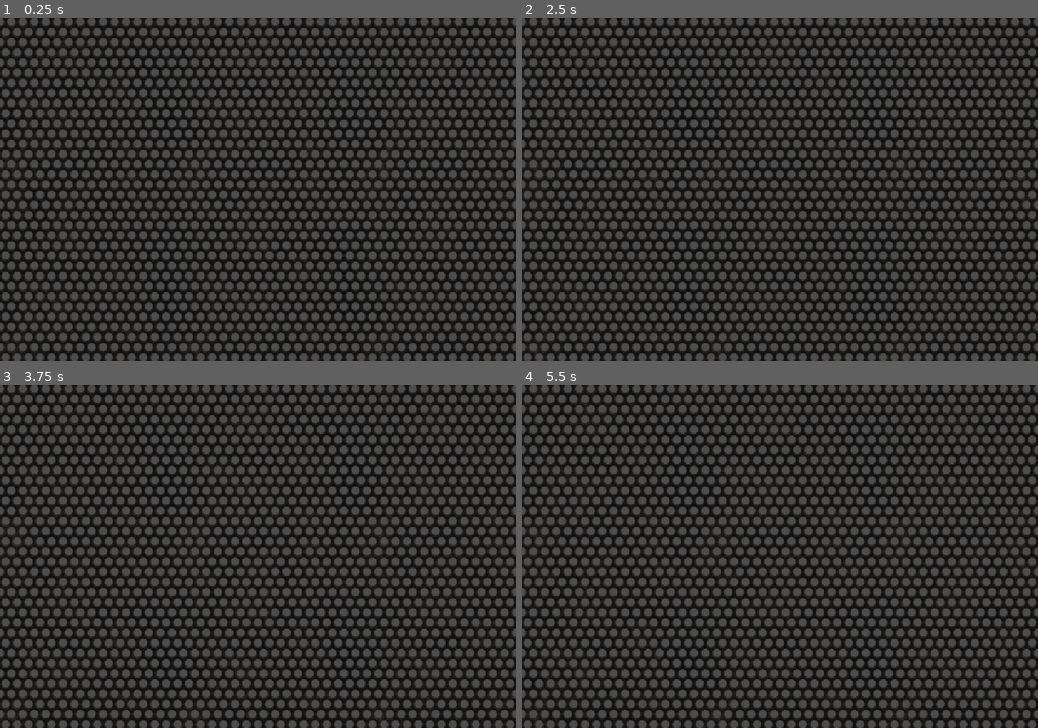
Above: before the commit, frames 1-4 (two rows, left to right).
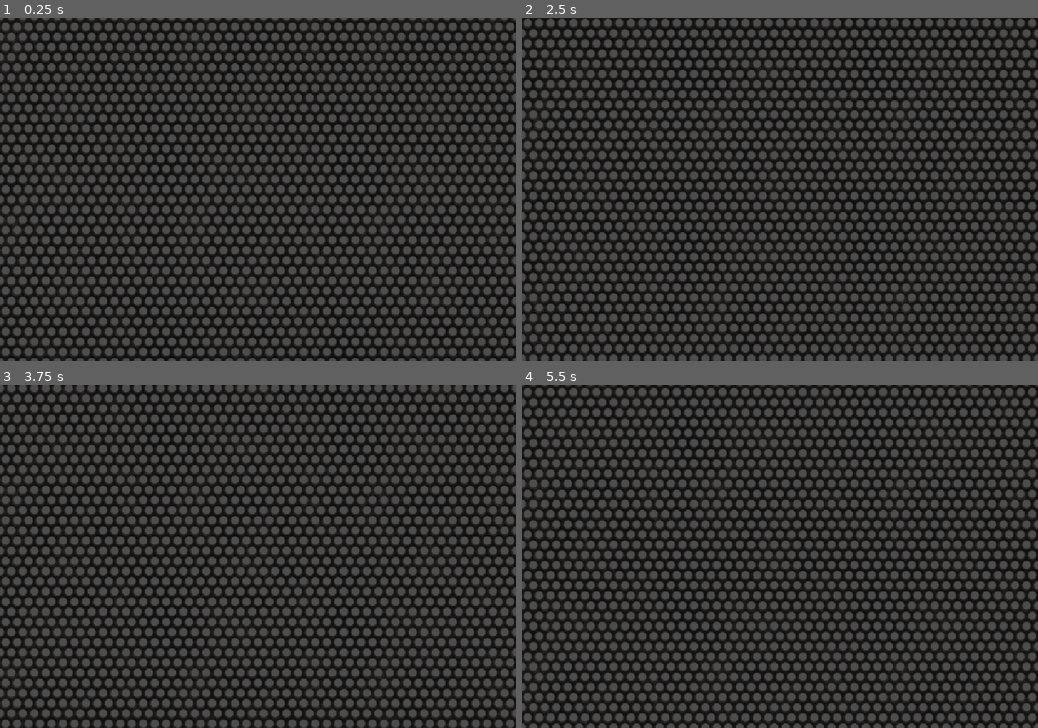
Above: after the commit, the same moments.

Repository: novalivb/very-serious-game
Game: Godot game, scene res://source/core/main/main.tscn
Same seed, same stepped clock (60 frames per second), same inputs: the game is played once before the commit and once after it. Sound files missing from this copy of the repository are replaced by a short silence.
Inputs (mouse positions are in pixels of both pictures, inside the frame that each line leads up to):
- Up to frame 1 (0.25 s): no input
- Up to frame 2 (2.5 s): tap Enter (ui_accept) at 0.5, 0.77, 1.52 s; move the mouse to (893, 172) at 0.52 s; press the mouse at (893, 172) at 0.53 s; hold Right (ui_right) 0.53-1.28 s; right-click (893, 172) at 0.8 s; move the mouse to (676, 206) at 1.27 s; release the mouse at (676, 206) at 1.28 s; hold Left (ui_left) 1.28-2.03 s; right-click (676, 206) at 1.35 s; tap Mouse wheel down (down, bound only after the commit) at 1.55, 2.1 s; move the mouse to (831, 114) at 2.02 s; hold Right (ui_right) from 2.03 s (still down); hold Ctrl (god_mode_1, bound only after the commit) from 2.03 s (still down)
- Up to frame 3 (3.75 s): move the mouse to (232, 625) at 2.77 s; release Ctrl (god_mode_1, bound only after the commit) at 2.78 s; tap Ctrl (god_mode_1, bound only after the commit) at 2.85 s; tap Enter (ui_accept) at 3.02 s; tap - (god_mode_2, bound only after the commit) at 3.05, 3.6 s; move the mouse to (412, 607) at 3.52 s; release Right (ui_right) at 3.53 s; hold Left (ui_left) from 3.53 s (still down)
- Up to frame 4 (5.5 s): keep holding Left (ui_left); tap Enter (ui_accept) at 3.77, 4.52 s; tap Mouse wheel up (up, bound only after the commit) at 3.8, 4.35 s; move the mouse to (625, 505) at 4.27 s; click (625, 505) at 4.55 s; move the mouse to (805, 556) at 5.02 s; press the mouse at (805, 556) at 5.03 s; right-click (805, 556) at 5.3 s

The runs differ from the first frame. In frame 1, 63% of the frame differs, in the area x 0-100%, y 0-100%; in frame 2, 62%; in frame 3, 4.5%; in frame 4, 66%.

Commit message:
Now We're Cooking
Added a vertically parallaxing level with a vertical camera in which a simplified climb character can climb upwards forever and be assaulted by boulders all the while;

Diff:
--- a/godot/very-serious-game/project.godot
+++ b/godot/very-serious-game/project.godot
@@ -71,6 +71,36 @@
 , Object(InputEventJoypadButton,"resource_local_to_scene":false,"resource_name":"","device":-1,"button_index":10,"pressure":0.0,"pressed":false,"script":null)
 ]
 }
+god_mode_1={
+"deadzone": 0.2,
+"events": [Object(InputEventKey,"resource_local_to_scene":false,"resource_name":"","device":-1,"window_id":0,"alt_pressed":false,"shift_pressed":false,"ctrl_pressed":false,"meta_pressed":false,"pressed":false,"keycode":0,"physical_keycode":4194326,"key_label":0,"unicode":0,"location":0,"echo":false,"script":null)
+]
+}
+god_mode_2={
+"deadzone": 0.2,
+"events": [Object(InputEventKey,"resource_local_to_scene":false,"resource_name":"","device":-1,"window_id":0,"alt_pressed":false,"shift_pressed":false,"ctrl_pressed":false,"meta_pressed":false,"pressed":false,"keycode":0,"physical_keycode":45,"key_label":0,"unicode":45,"location":0,"echo":false,"script":null)
+]
+}
+up={
+"deadzone": 0.2,
+"events": [Object(InputEventMouseButton,"resource_local_to_scene":false,"resource_name":"","device":-1,"window_id":0,"alt_pressed":false,"shift_pressed":false,"ctrl_pressed":false,"meta_pressed":false,"button_mask":8,"position":Vector2(270, 10),"global_position":Vector2(282, 70),"factor":1.0,"button_index":4,"canceled":false,"pressed":true,"double_click":false,"script":null)
+, Object(InputEventKey,"resource_local_to_scene":false,"resource_name":"","device":-1,"window_id":0,"alt_pressed":false,"shift_pressed":false,"ctrl_pressed":false,"meta_pressed":false,"pressed":false,"keycode":0,"physical_keycode":4194320,"key_label":0,"unicode":0,"location":0,"echo":false,"script":null)
+, Object(InputEventKey,"resource_local_to_scene":false,"resource_name":"","device":-1,"window_id":0,"alt_pressed":false,"shift_pressed":false,"ctrl_pressed":false,"meta_pressed":false,"pressed":false,"keycode":0,"physical_keycode":87,"key_label":0,"unicode":119,"location":0,"echo":false,"script":null)
+]
+}
+down={
+"deadzone": 0.2,
+"events": [Object(InputEventMouseButton,"resource_local_to_scene":false,"resource_name":"","device":-1,"window_id":0,"alt_pressed":false,"shift_pressed":false,"ctrl_pressed":false,"meta_pressed":false,"button_mask":16,"position":Vector2(379, 16),"global_position":Vector2(391, 76),"factor":1.0,"button_index":5,"canceled":false,"pressed":true,"double_click":false,"script":null)
+, Object(InputEventKey,"resource_local_to_scene":false,"resource_name":"","device":-1,"window_id":0,"alt_pressed":false,"shift_pressed":false,"ctrl_pressed":false,"meta_pressed":false,"pressed":false,"keycode":0,"physical_keycode":4194322,"key_label":0,"unicode":0,"location":0,"echo":false,"script":null)
+, Object(InputEventKey,"resource_local_to_scene":false,"resource_name":"","device":-1,"window_id":0,"alt_pressed":false,"shift_pressed":false,"ctrl_pressed":false,"meta_pressed":false,"pressed":false,"keycode":0,"physical_keycode":83,"key_label":0,"unicode":115,"location":0,"echo":false,"script":null)
+]
+}
+
+[layer_names]
+
+2d_physics/layer_1="PLAYER"
+2d_physics/layer_2="WALL"
+2d_physics/layer_3="HAZARD"
 
 [physics]
 
--- a/godot/very-serious-game/source/gameplay/camera/constrained_camera.gd
+++ b/godot/very-serious-game/source/gameplay/camera/constrained_camera.gd
@@ -1,10 +1,14 @@
-extends Camera2D
+class_name ConstrainedCamera extends Camera2D
 
 @export var target : Node2D
 @export var lock_x : bool = false
 @export var lock_y : bool = false
 
 
+func set_target(new_target: Node2D):
+	if new_target == null: return
+	target = new_target
+	global_position = target.global_position
 
 # Called every frame. 'delta' is the elapsed time since the previous frame.
 func _process(_delta: float) -> void:
--- /dev/null
+++ b/godot/very-serious-game/source/gameplay/player/camera_target.gd
@@ -0,0 +1,11 @@
+extends Marker2D
+## Target for a camera that sits Height pixels above the exported Body node
+
+@export var height : float = 300
+@export var body : Node2D
+
+func _process(_delta: float) -> void:
+	if body == null: return
+	var body_pos = body.global_position
+	var target_pos = Vector2(body_pos.x, body_pos.y - height)
+	global_position = target_pos
--- a/godot/very-serious-game/source/gameplay/player/character_player.gd
+++ b/godot/very-serious-game/source/gameplay/player/character_player.gd
@@ -5,18 +5,38 @@
 	RIGHT = 1, # cw
 }
 
+const SPEED = 300.0
+const JUMP_VELOCITY = -400.0
+
 @export_range(0.1, 360, 0.1, "radians_as_degrees") var default_rotational_speed : float = PI / 2
 
-@onready var pivot: Node2D = %Pivot
 @onready var climb_input_component: ClimbInputComponent = $ClimbInputComponent
+@onready var camera_target: Marker2D = %CameraTarget
+
+# body nodes
+@onready var body: CollisionShape2D = %Body
+@onready var l_hand: ShapeCast2D = %LHand
+@onready var r_hand: ShapeCast2D = %RHand
 
 
-const SPEED = 300.0
-const JUMP_VELOCITY = -400.0
+var is_god_mode : bool = false:
+	set(value):
+		is_god_mode = value
+		body.disabled = is_god_mode
 
 var is_grabbing_left : bool = false
 var is_grabbing_right : bool = false
 var current_angle : float = 0.0
+
+func repivot_to(glo_pos : Vector2):
+	if body == null: return
+
+	# store original body pos
+	var body_pos = body.global_position
+	# move character pos
+	global_position = glo_pos
+	# restore original body pos
+	body.global_position = body_pos
 
 func _ready() -> void:
 	if not climb_input_component == null:
@@ -25,11 +45,25 @@
 		climb_input_component.climb_right_pressed.connect(grab_right)
 		climb_input_component.climb_right_released.connect(release_right)
 
+
 func _physics_process(delta: float) -> void:
+	#region godmode
+	if OS.is_debug_build():
+		if Input.is_action_pressed("god_mode_1"):
+			if Input.is_action_just_pressed("god_mode_2"):
+				is_god_mode = not is_god_mode
+
+	if is_god_mode:
+		var direction = Input.get_vector("left", "right", "up", "down").normalized()
+		velocity = direction * 500
+
+		move_and_slide()
+		return
+	#endregion
+
 	#region builtin
 	# Add the gravity.
-	#if not is_on_floor():
-		#velocity += get_gravity() * delta
+	#
 
 	# Handle jump.
 	if Input.is_action_just_pressed("ui_accept") and is_on_floor():
@@ -37,13 +71,15 @@
 
 	# Get the input direction and handle the movement/deceleration.
 	# As good practice, you should replace UI actions with custom gameplay actions.
-	var direction := Input.get_axis("ui_left", "ui_right")
-	if direction:
-		velocity.x = direction * SPEED
-	else:
-		velocity.x = move_toward(velocity.x, 0, SPEED)
+	#var direction := Input.get_axis("ui_left", "ui_right")
+	#if direction:
+		#velocity.x = direction * SPEED
+	#else:
+		#velocity.x = move_toward(velocity.x, 0, SPEED)
 	#endregion
 
+	var rotational_velocity = get_angular_direction() * default_rotational_speed * delta
+	rotate(rotational_velocity)
 
 	move_and_slide()
 
@@ -53,12 +89,18 @@
 
 func grab_right():
 	is_grabbing_right = true
+	repivot_to(r_hand.global_position)
 
 func release_right():
 	is_grabbing_right = false
+	if is_grabbing_left:
+		repivot_to(l_hand.global_position)
 
 func grab_left():
 	is_grabbing_left = true
+	repivot_to(l_hand.global_position)
 
 func release_left():
 	is_grabbing_left = false
+	if is_grabbing_right:
+		repivot_to(r_hand.global_position)
--- a/godot/very-serious-game/source/gameplay/player/character_player.tscn
+++ b/godot/very-serious-game/source/gameplay/player/character_player.tscn
@@ -2,26 +2,53 @@
 
 [ext_resource type="Script" uid="uid://c3h22qs33c3gw" path="res://source/gameplay/player/character_player.gd" id="1_qlc6g"]
 [ext_resource type="Script" uid="uid://dqe82ipcq4pab" path="res://source/gameplay/player/components/climb_input_component.gd" id="2_8hqas"]
+[ext_resource type="Script" uid="uid://litvgyxhxbno" path="res://source/gameplay/player/camera_target.gd" id="2_nsduc"]
+[ext_resource type="Script" uid="uid://bigtovpfkkwxd" path="res://source/gameplay/player/hand.gd" id="2_onshd"]
 
 [sub_resource type="CapsuleShape2D" id="CapsuleShape2D_jomo4"]
 radius = 30.0
 height = 90.0
 
+[sub_resource type="CircleShape2D" id="CircleShape2D_kcpv0"]
+
 [node name="CharacterPlayer" type="CharacterBody2D" unique_id=205263212]
+collision_mask = 6
 script = ExtResource("1_qlc6g")
 
-[node name="CollisionShape2D" type="CollisionShape2D" parent="." unique_id=1375857868]
+[node name="Body" type="CollisionShape2D" parent="." unique_id=1375857868]
+unique_name_in_owner = true
 shape = SubResource("CapsuleShape2D_jomo4")
 
-[node name="Pivot" type="Node2D" parent="." unique_id=710929311]
+[node name="CameraTarget" type="Marker2D" parent="Body" unique_id=1258309550 node_paths=PackedStringArray("body")]
 unique_name_in_owner = true
+top_level = true
+script = ExtResource("2_nsduc")
+height = 181.065
+body = NodePath("..")
+
+[node name="LHMarker" type="Marker2D" parent="Body" unique_id=1915031314]
 position = Vector2(-48, -32)
 
-[node name="LHMarker" type="Marker2D" parent="." unique_id=1915031314]
-position = Vector2(-48, -32)
+[node name="LHand" type="ShapeCast2D" parent="Body/LHMarker" unique_id=1153334258]
+unique_name_in_owner = true
+shape = SubResource("CircleShape2D_kcpv0")
+target_position = Vector2(0, 0)
+collision_mask = 2
+collide_with_areas = true
+collide_with_bodies = false
+script = ExtResource("2_onshd")
 
-[node name="RHMarker" type="Marker2D" parent="." unique_id=414707859]
+[node name="RHMarker" type="Marker2D" parent="Body" unique_id=414707859]
 position = Vector2(48, -32)
+
+[node name="RHand" type="ShapeCast2D" parent="Body/RHMarker" unique_id=1967833760]
+unique_name_in_owner = true
+shape = SubResource("CircleShape2D_kcpv0")
+target_position = Vector2(0, 0)
+collision_mask = 2
+collide_with_areas = true
+collide_with_bodies = false
+script = ExtResource("2_onshd")
 
 [node name="ClimbInputComponent" type="Node" parent="." unique_id=2125415710]
 script = ExtResource("2_8hqas")
--- /dev/null
+++ b/godot/very-serious-game/source/gameplay/player/hand.gd
@@ -0,0 +1,4 @@
+extends ShapeCast2D
+
+func get_current_collider() -> Node2D:
+	return get_collider(0)
--- /dev/null
+++ b/godot/very-serious-game/source/levels/level-objects/boulder.tscn
@@ -0,0 +1,10 @@
+[gd_scene format=3 uid="uid://ltxit4c5w0np"]
+
+[sub_resource type="CircleShape2D" id="CircleShape2D_kcpv0"]
+radius = 60.0
+
+[node name="Boulder" type="RigidBody2D" unique_id=1982662133]
+
+[node name="CollisionShape2D" type="CollisionShape2D" parent="." unique_id=1356015550]
+shape = SubResource("CircleShape2D_kcpv0")
+debug_color = Color(1, 0, 0, 0.41960785)
--- /dev/null
+++ b/godot/very-serious-game/source/levels/level-objects/path_spawner.gd
@@ -0,0 +1,36 @@
+extends Node2D
+
+@export var scene_to_spawn : PackedScene
+@export var path : Path2D
+@export var path_follow : PathFollow2D
+@export_range(1, 15, 0.1) var base_time_to_spawn : float = 2
+@export_range(0.0, 1.0, 0.1) var randomness :  float = 0
+
+var actual_time_to_spawn : float = 0.0
+var time_since_last_spawn : float = 0.0
+
+func _ready() -> void:
+	actual_time_to_spawn = base_time_to_spawn
+	actual_time_to_spawn += randf_range(-randomness, randomness)
+
+func _process(delta: float) -> void:
+	time_since_last_spawn += delta
+
+
+	if time_since_last_spawn > actual_time_to_spawn:
+		time_since_last_spawn -= actual_time_to_spawn
+		spawn_scene()
+
+func spawn_scene():
+	if scene_to_spawn == null : return
+	if Global.mainScene == null : return
+
+	var path_progress_ratio_target = randf()
+	path_follow.progress_ratio = path_progress_ratio_target
+	var glo_pos = path_follow.global_position
+
+	var new_scene = scene_to_spawn.instantiate() as Node2D
+	if new_scene == null:
+		return
+	new_scene.global_position = glo_pos
+	Global.mainScene.entity_root.add_child(new_scene)
--- /dev/null
+++ b/godot/very-serious-game/source/levels/level-objects/path_spawner.tscn
@@ -0,0 +1,6 @@
+[gd_scene format=3 uid="uid://jkjaitqvxsd2"]
+
+[ext_resource type="Script" uid="uid://bxaexqnoyc7kl" path="res://source/levels/level-objects/path_spawner.gd" id="1_74r1j"]
+
+[node name="PathSpawner" type="Node2D" unique_id=725664121]
+script = ExtResource("1_74r1j")
--- /dev/null
+++ b/godot/very-serious-game/source/levels/prototypes/test_level.gd
@@ -0,0 +1,8 @@
+extends Node2D
+@onready var camera_2d: ConstrainedCamera = $Camera2D
+@onready var character_player: CharacterBody2D = $CharacterPlayer
+
+
+func _ready() -> void:
+	if not camera_2d == null and not character_player == null:
+		camera_2d.set_target(character_player.camera_target)
--- a/godot/very-serious-game/source/levels/prototypes/test_level.tscn
+++ b/godot/very-serious-game/source/levels/prototypes/test_level.tscn
@@ -1,13 +1,23 @@
 [gd_scene format=3 uid="uid://0p0ifxkhcgrr"]
 
 [ext_resource type="Texture2D" uid="uid://c2moei5sh4ko2" path="res://assets/art/textures/metal_mesh_1.png" id="1_6r41w"]
+[ext_resource type="Script" uid="uid://bt2uvdjg25260" path="res://source/levels/prototypes/test_level.gd" id="1_eco44"]
 [ext_resource type="PackedScene" uid="uid://c7ob82iw3t22r" path="res://source/gameplay/player/character_player.tscn" id="3_eco44"]
 [ext_resource type="Script" uid="uid://diexvy01jqi28" path="res://source/gameplay/camera/constrained_camera.gd" id="3_y47ty"]
+[ext_resource type="PackedScene" uid="uid://jkjaitqvxsd2" path="res://source/levels/level-objects/path_spawner.tscn" id="4_q1y7n"]
+[ext_resource type="PackedScene" uid="uid://ltxit4c5w0np" path="res://source/levels/level-objects/boulder.tscn" id="5_iq5kd"]
+
+[sub_resource type="Curve2D" id="Curve2D_iq5kd"]
+_data = {
+"points": PackedVector2Array(0, 0, 0, 0, -600, 0, 0, 0, 0, 0, 600, 0)
+}
+point_count = 2
 
 [sub_resource type="RectangleShape2D" id="RectangleShape2D_kcpv0"]
 size = Vector2(10000, 10000)
 
 [node name="TestLevel" type="Node2D" unique_id=1883799318]
+script = ExtResource("1_eco44")
 
 [node name="Parallax2D" type="Parallax2D" parent="." unique_id=357530353]
 repeat_size = Vector2(384, 384)
@@ -18,11 +28,28 @@
 texture = ExtResource("1_6r41w")
 
 [node name="Camera2D" type="Camera2D" parent="." unique_id=332792044 node_paths=PackedStringArray("target")]
+position_smoothing_enabled = true
 script = ExtResource("3_y47ty")
-target = NodePath("")
+target = NodePath("../CharacterPlayer")
 lock_x = true
 
+[node name="CameraTopAnchor" type="Node2D" parent="Camera2D" unique_id=2054982944]
+position = Vector2(0, -495)
+
+[node name="PathSpawner" parent="Camera2D/CameraTopAnchor" unique_id=725664121 node_paths=PackedStringArray("path", "path_follow") instance=ExtResource("4_q1y7n")]
+scene_to_spawn = ExtResource("5_iq5kd")
+path = NodePath("Path2D")
+path_follow = NodePath("Path2D/PathFollow2D")
+
+[node name="Path2D" type="Path2D" parent="Camera2D/CameraTopAnchor/PathSpawner" unique_id=619429139]
+curve = SubResource("Curve2D_iq5kd")
+
+[node name="PathFollow2D" type="PathFollow2D" parent="Camera2D/CameraTopAnchor/PathSpawner/Path2D" unique_id=69214637]
+position = Vector2(-32.999817, 0)
+progress = 567.0003
+
 [node name="StaticBody2D" type="StaticBody2D" parent="." unique_id=1037058784]
+visible = false
 collision_layer = 2
 collision_mask = 0
 
@@ -31,3 +58,5 @@
 debug_color = Color(0.85490197, 0.2, 0.69803923, 0.11764706)
 
 [node name="CharacterPlayer" parent="." unique_id=205263212 instance=ExtResource("3_eco44")]
+collision_mask = 4
+default_rotational_speed = 6.283185307179586
Not shown, added: godot/very-serious-game/source/gameplay/player/camera_target.gd.uid
Not shown, added: godot/very-serious-game/source/gameplay/player/hand.gd.uid
Not shown, added: godot/very-serious-game/source/levels/level-objects/path_spawner.gd.uid
Not shown, added: godot/very-serious-game/source/levels/prototypes/test_level.gd.uid
